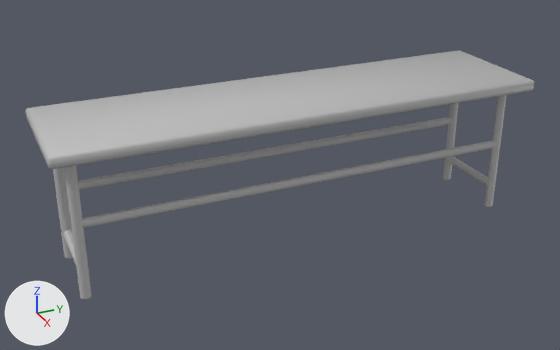
A saved change to the FBX model Assets/Content/Environment/mesh/Table_Long.fbx.
One viewpoint serves both versions: a 50 mm lens placed at (4.08, -1.92, 2.45), pointed at (-0.01, -0.08, 0.41). Lighting does not change. The marker at lower left points along +X, +Y and +Z. The first picture is the older version. Where no turn or scale is listed for an object, it has been applied to the vertices.

Names of what the first picture shows: 'Table_Long_03'.
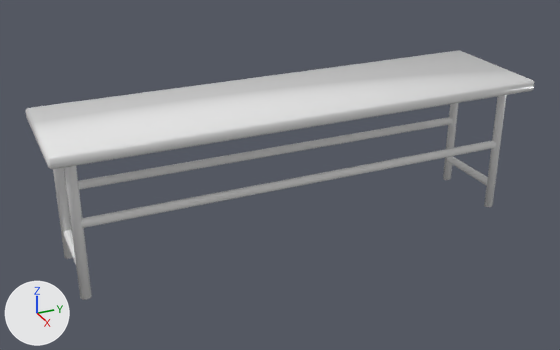
The newer file is also turned or shifted as a whole; pictures and numbers use the older file's frame.

What changed in the scene script:
```text
Add mat_m_07:
    mat_m_07 = principled_material('M_07')
    mat_m_07.base_color = (0.8, 0.8, 0.8)  # white #e7e7e7
    mat_m_07.roughness = 0.2
Change me_mesh:
    used by ob_table_long_03; location = (0.0, 0.0, 0.0)
    remove me_mesh.from_pydata(...)  # 224 vertices, 150 faces; spans x -0.4..0.4, y -1.52..1.52, z 0.0..0.94
    add me_mesh.from_pydata(...)  # 184 vertices, 106 faces; spans x -0.4..0.4, y -1.52..1.52, z 0.0..0.94
    me_mesh part 1
    20 vertices are removed from x -0.27..0.27, y 1.37..1.43, z 0.01
    42 faces are deleted
    20 new faces join them
    me_mesh part 2
    20 vertices are removed from x -0.27..0.27, y -1.43..-1.37, z 0.01
    42 faces are deleted
    20 new faces join them
    me_mesh part 3: 66 faces spanning x -0.4..0.4, y -1.52..1.52, z 0.14..0.94 switch from mat_lambert1 (grey #bcbcbc) to mat_m_07 (white #e7e7e7)
```

Boxes (x1, y1, x2, y2) around the edits, measured in the pictures (560 x 350 px):
part 1 of me_mesh, reshaped
    both: (443, 95, 507, 207)
part 2 of me_mesh, reshaped
    both: (53, 166, 92, 300)
part 3 of me_mesh, recoloured (grey to white)
    both: (25, 50, 535, 264)
